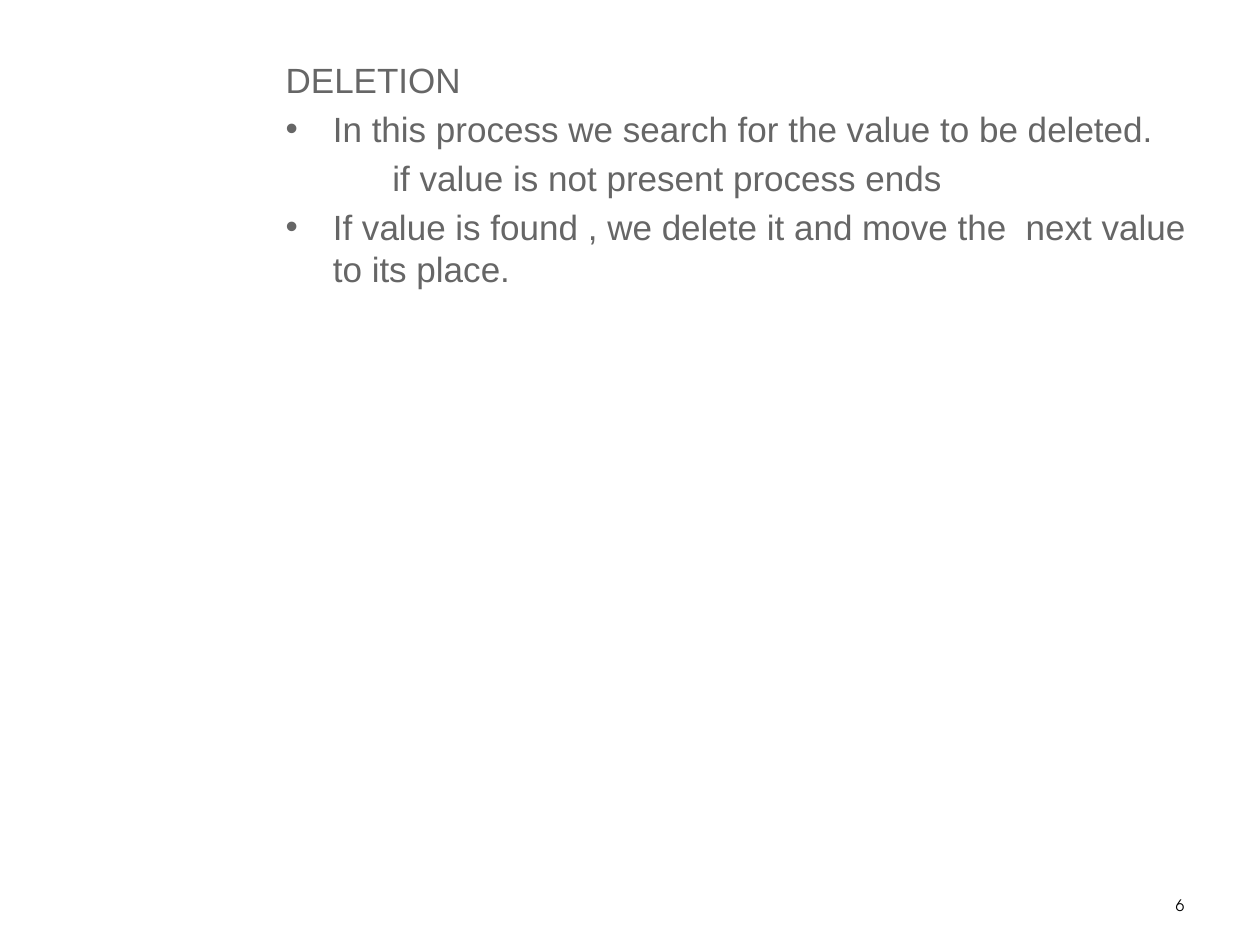
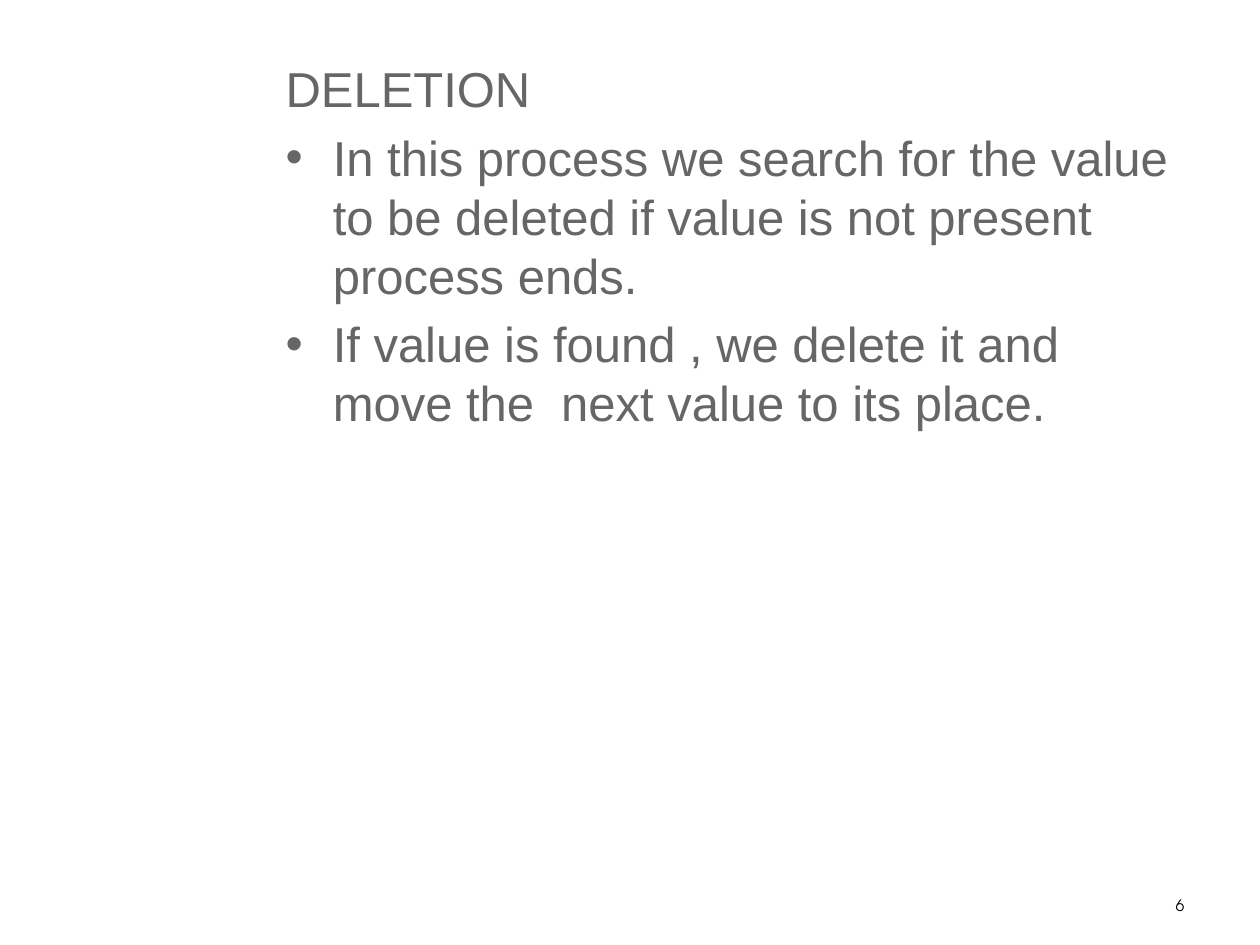
Before and after one commit to praash47/dsa, a slide deck: slide 6 of B_Tree.pptx. Drawn at 1260x945 pixels with LibreOffice and Linux fonts; fonts in the diff are those of the drawing; background and template pictures are left out. Boxes give left, top, right and bottom in pixels: in the first picture for what was removed or moved away, otherwise in the second. Text is boxed around its words. In the diff, an @@ line names an element or a change of style, - is before the commit and + after.

```diff
--- a/B_Tree.pptx
+++ b/B_Tree.pptx
@@ text at [286,73,1059,431]: size 20 to 28 pt in "DELETION", "If value is found , we delete ..."; more space between paragraphs @@
@@ text at [333,140,1168,304]: text changed; size 20 to 28 pt @@
-• In this process we search for the value to be deleted.
-if value is not present process ends
+• In this process we search for the value to be deleted if value is not present process ends.
```
Also in this commit, not shown: 5 other slides changed, 2 other files.
